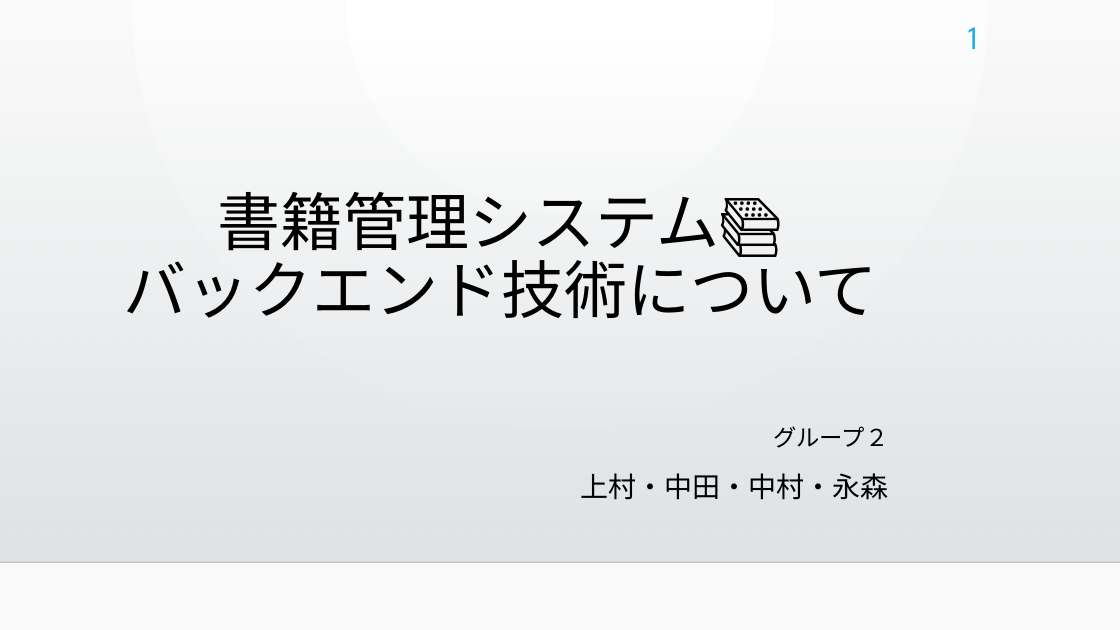
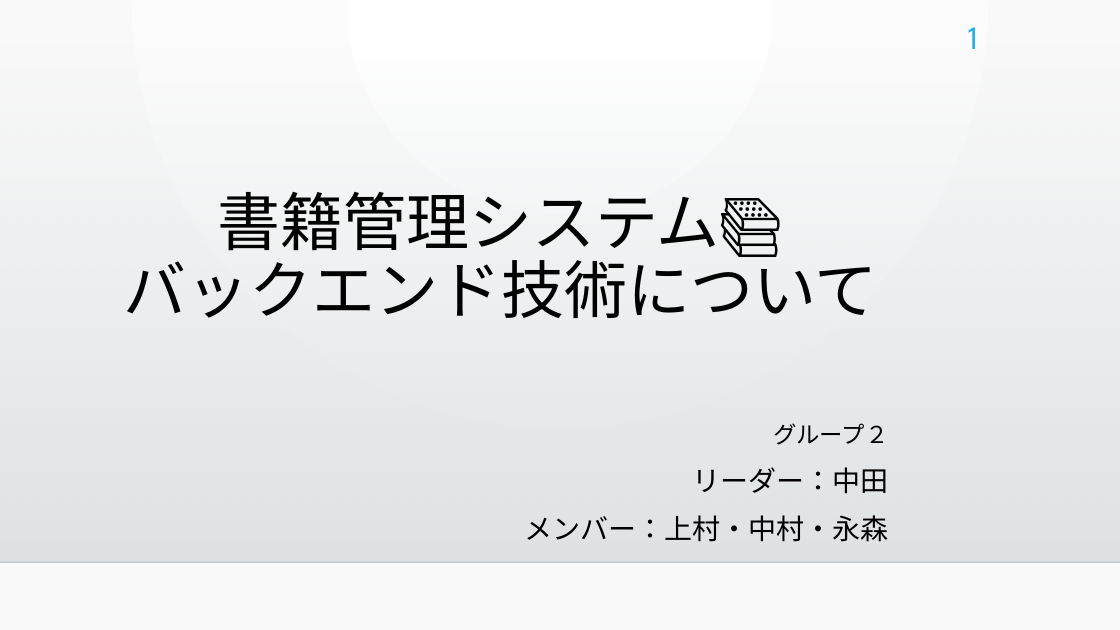
Before and after one commit to bicity2/ICT_GP, a slide deck: slide 1 of 00_参照ファイル/10_管理/書籍管理システム.pptx. Drawn at 1120x630 pixels with LibreOffice and Linux fonts; fonts in the diff are those of the drawing; background and template pictures are left out. Boxes give left, top, right and bottom in pixels: in the first picture for what was removed or moved away, otherwise in the second. Text is boxed around its words. In the diff, an @@ line names an element or a change of style, - is before the commit and + after.

```diff
--- a/00_参照ファイル/10_管理/書籍管理システム.pptx
+++ b/00_参照ファイル/10_管理/書籍管理システム.pptx
@@ subtitle at <box>773,423,888,445</box>: line spacing 1.2 to 1.1 @@
@@ subtitle at <box>525,467,889,542</box>: text changed @@
-上村・中田・中村・永森
+リーダー：中田
+メンバー：上村・中村・永森
```
Also in this commit, not shown: 6 other slides changed, 1 slide added.
